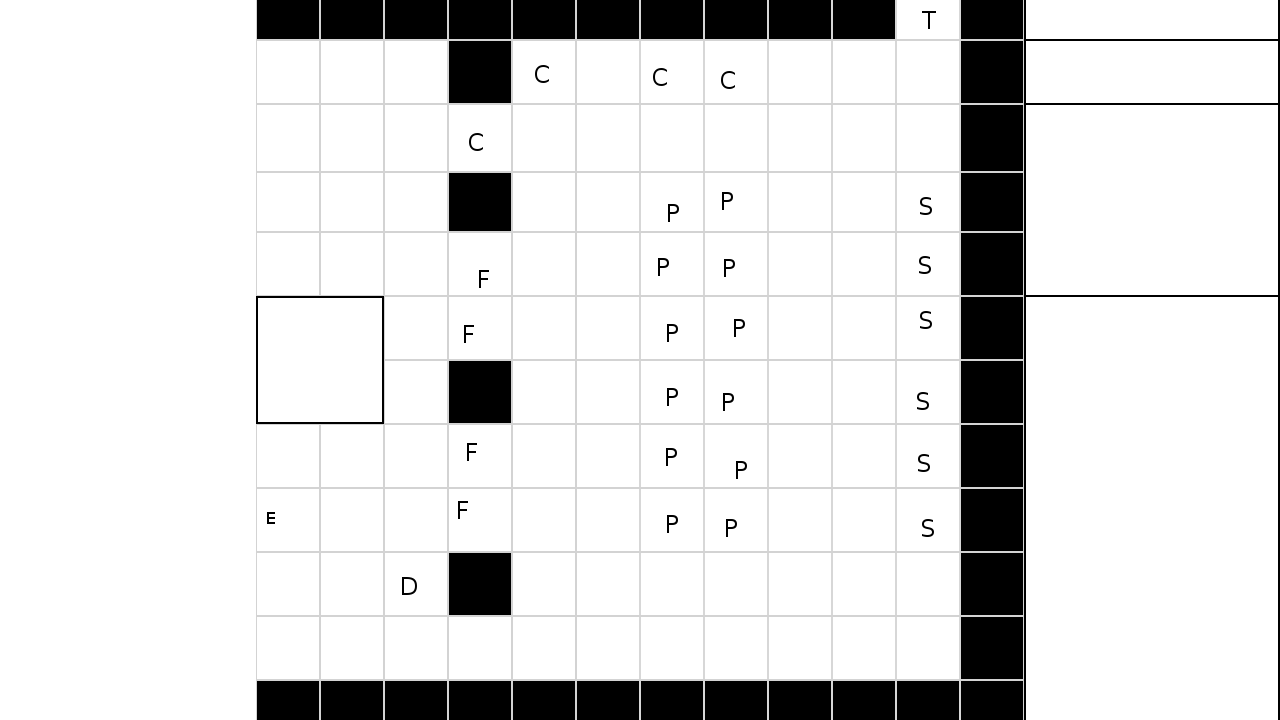
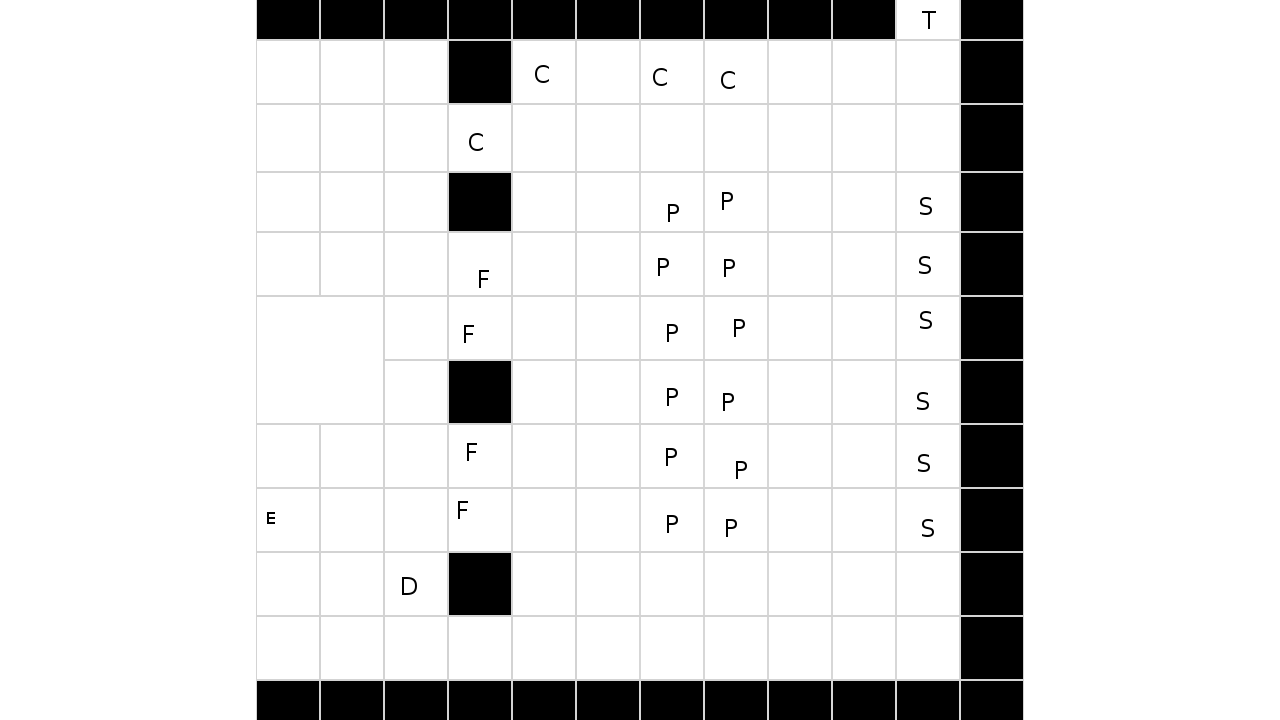
Layers edited between the first and the second 1280px x 720px image:
painted on "Background" over [256, 0, 1280, 720]
